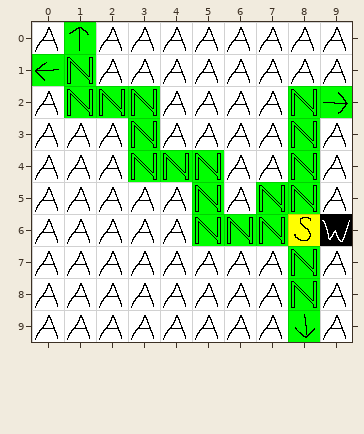
Tiled map (JSON): assets/levels/test2.json. The picture above is the old version.
Cells are 32x32 px. Shown: x 0..9, y 0..9.
After the commit:
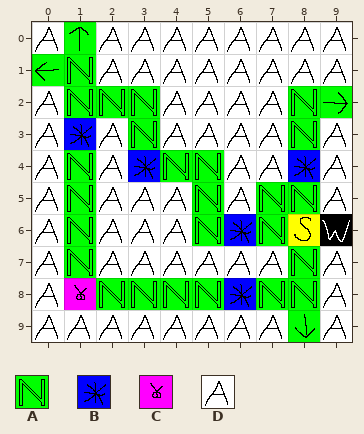
Key: from "tileset": A 1 "normal", B 2 "award", C 16 "itemScissors", D 63 "air".
_ is an empty cell.
Change:
Layer "tiles":
y 3: x 1 D -> B
y 4: x 1 D -> A; x 3 A -> B; x 8 A -> B
y 5: x 1 D -> A
y 6: x 1 D -> A; x 6 A -> B
y 7: x 1 D -> A
y 8: x 1..7 DDDDDDD -> CAAAABA
